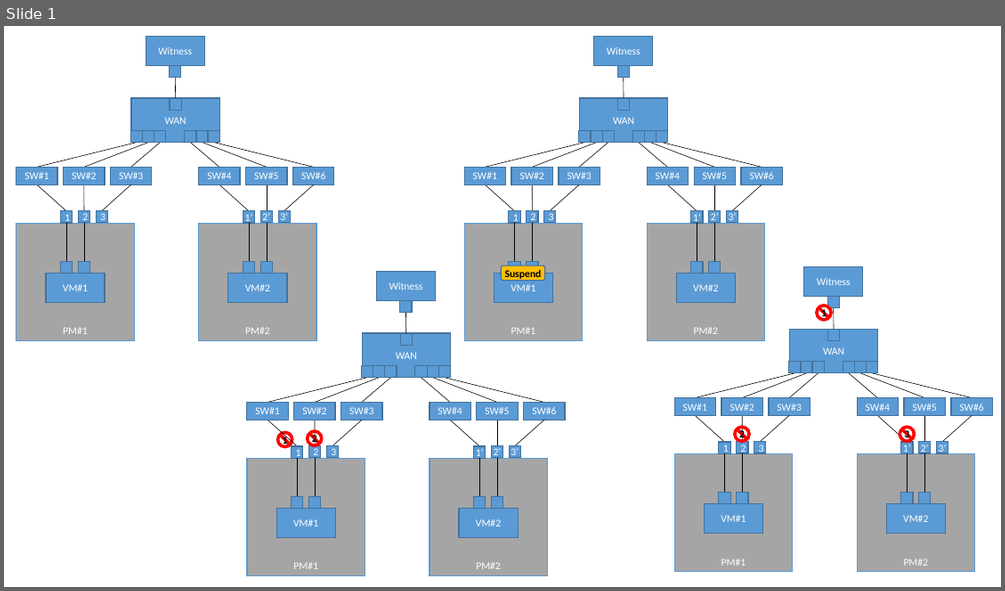
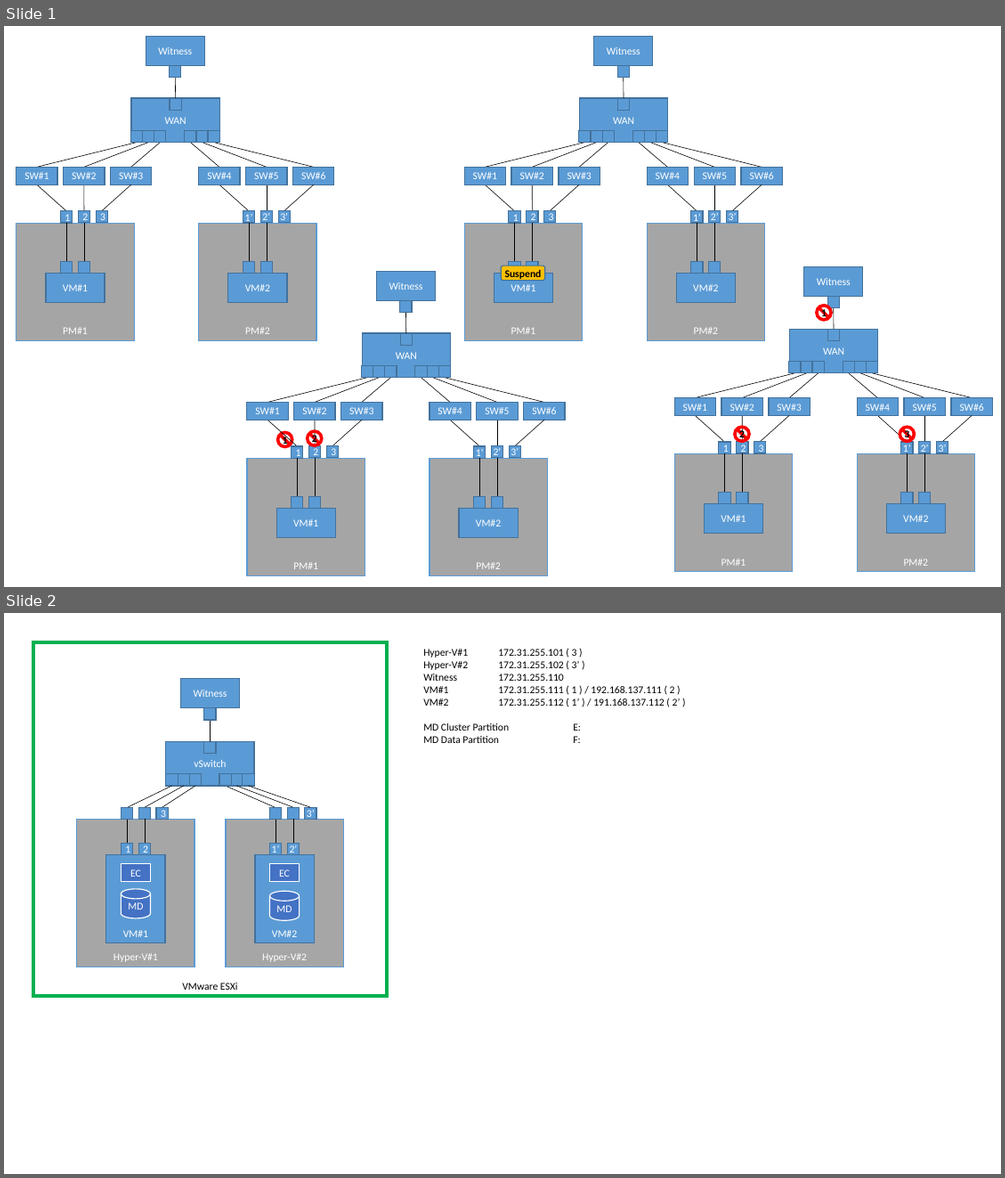
Before and after one commit to EXPRESSCLUSTER/NP-Test, a slide deck: NWTest.pptx. Shown one above the other, each under a label of ours: slide 1 before the commit, slides 1 and 2 after it. The pictures are 1005x591 and 1005x1178 pixels, drawn with LibreOffice and Linux fonts; fonts in the diff are those of the drawing. Boxes give left, top, right and bottom in pixels: in the first picture for what was removed or moved away, otherwise in the second. Text is boxed around its words. In the diff, an @@ line names an element or a change of style, - is before the commit and + after.

```diff
--- a/NWTest.pptx
+++ b/NWTest.pptx
@@ slide 2 added at [4,613,1001,1174], background #FFFFFF @@
@@ text added at [423,649,680,743], 10 pt, text #000000 @@
+Hyper-V#1 172.31.255.101 ( 3 )
+Hyper-V#2 172.31.255.102 ( 3’ )
+Witness 172.31.255.110
+VM#1 172.31.255.111 ( 1 ) / 192.168.137.111 ( 2 )
+VM#2 172.31.255.112 ( 1’ ) / 191.168.137.112 ( 2’ )
+MD Cluster Partition E:
+MD Data Partition F:
@@ group added at [33,642,386,995]: 27 rectangles, 11 lines, 2 cylinders @@
+VMware
+VMware ESXi
+vSwitch
+Witness
+Hyper-V#1
+VM#1
+1
+2
+MD
+EC
+Hyper-V#2
+VM#2
+1’
+2’
+MD
+EC
+3
+3’
```
